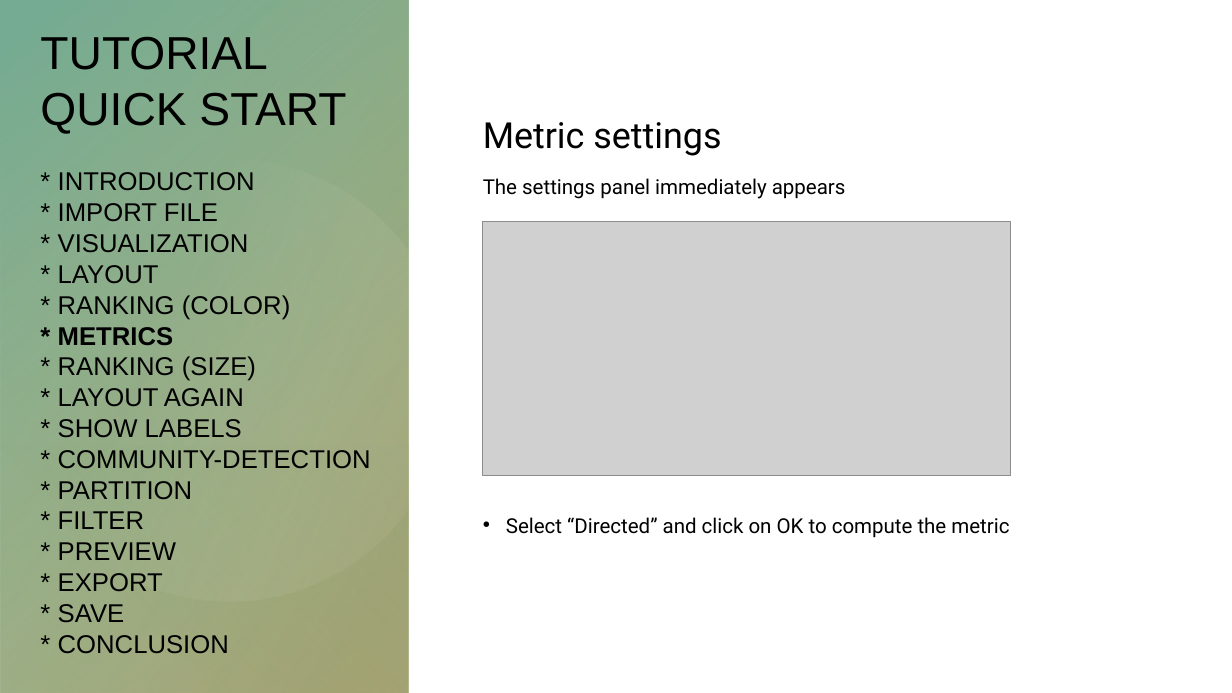
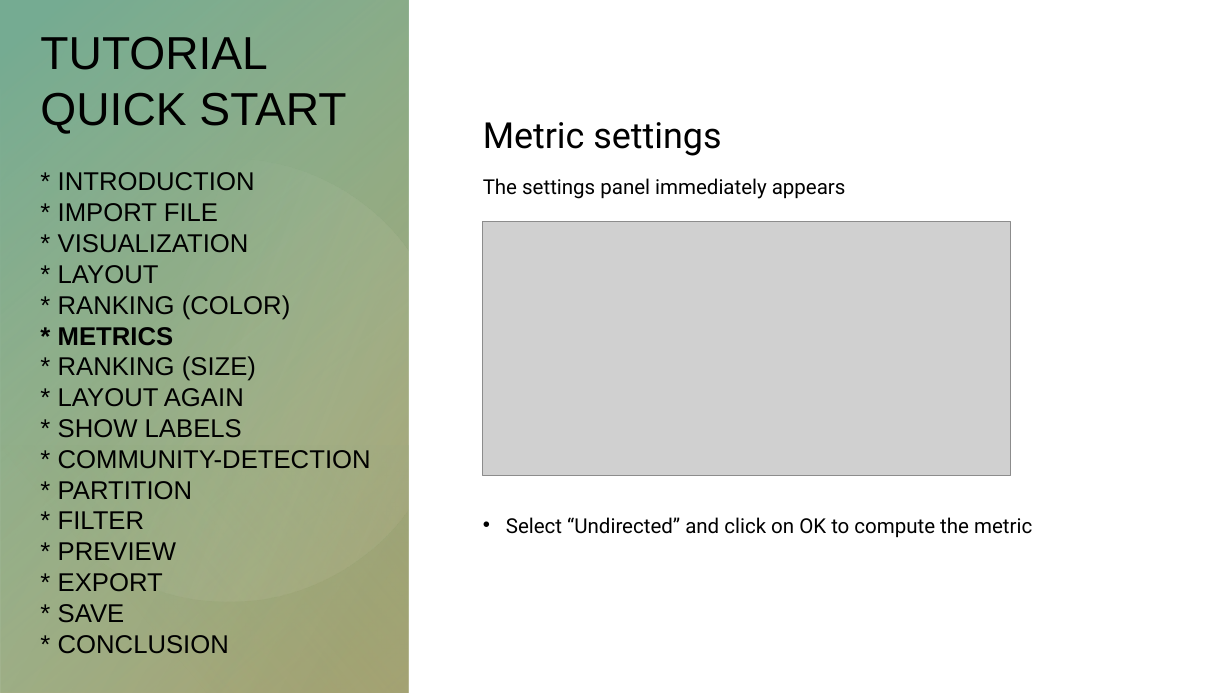
Before and after one commit to houn27/gephi-tutorial-for-0.9.2, a slide deck: slide 13 of gephi_new_tutorial.pptx. Drawn at 1232x693 pixels with LibreOffice and Linux fonts; fonts in the diff are those of the drawing; grey boxes stand for pictures. Boxes give left, top, right and bottom in pixels: in the first picture for what was removed or moved away, otherwise in the second. Text is boxed around its words. In the diff, an @@ line names an element or a change of style, - is before the commit and + after.

```diff
--- a/gephi_new_tutorial.pptx
+++ b/gephi_new_tutorial.pptx
@@ text at box(506, 517, 1032, 538): text changed @@
-• Select “Directed” and click on OK to compute the metric
+• Select “Undirected” and click on OK to compute the metric
```
Also in this commit, not shown: 1 other file.
